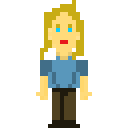
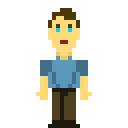
Before/after of a 128px x 128px layered artwork. What changed in the layer stack:
hid "LongHair" over [40, 0, 84, 60]
painted on "ShortHair" over [48, 4, 80, 28]
hid "Torso2" over [72, 56, 76, 60]
hid "Face2" over [56, 24, 72, 44]
